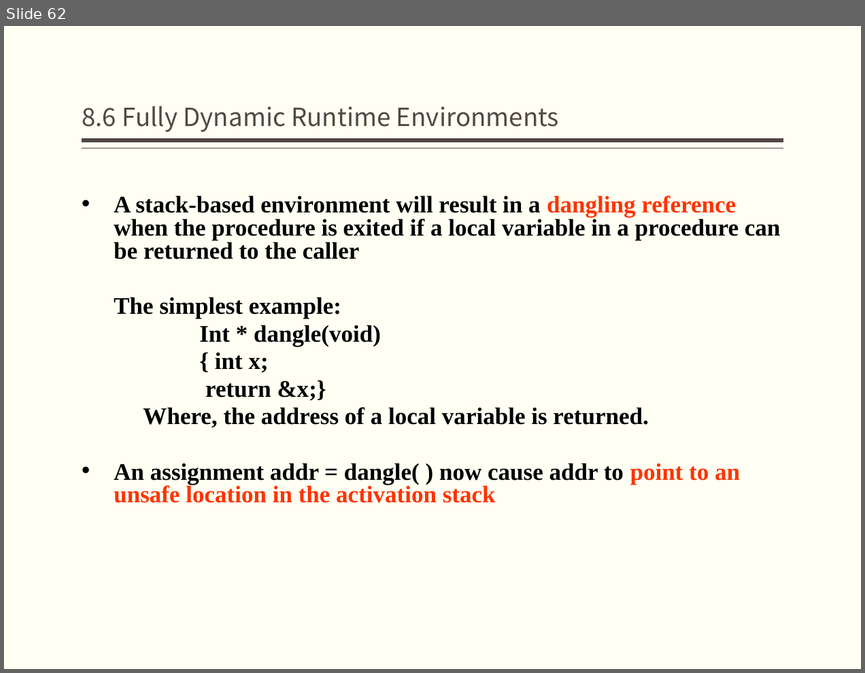
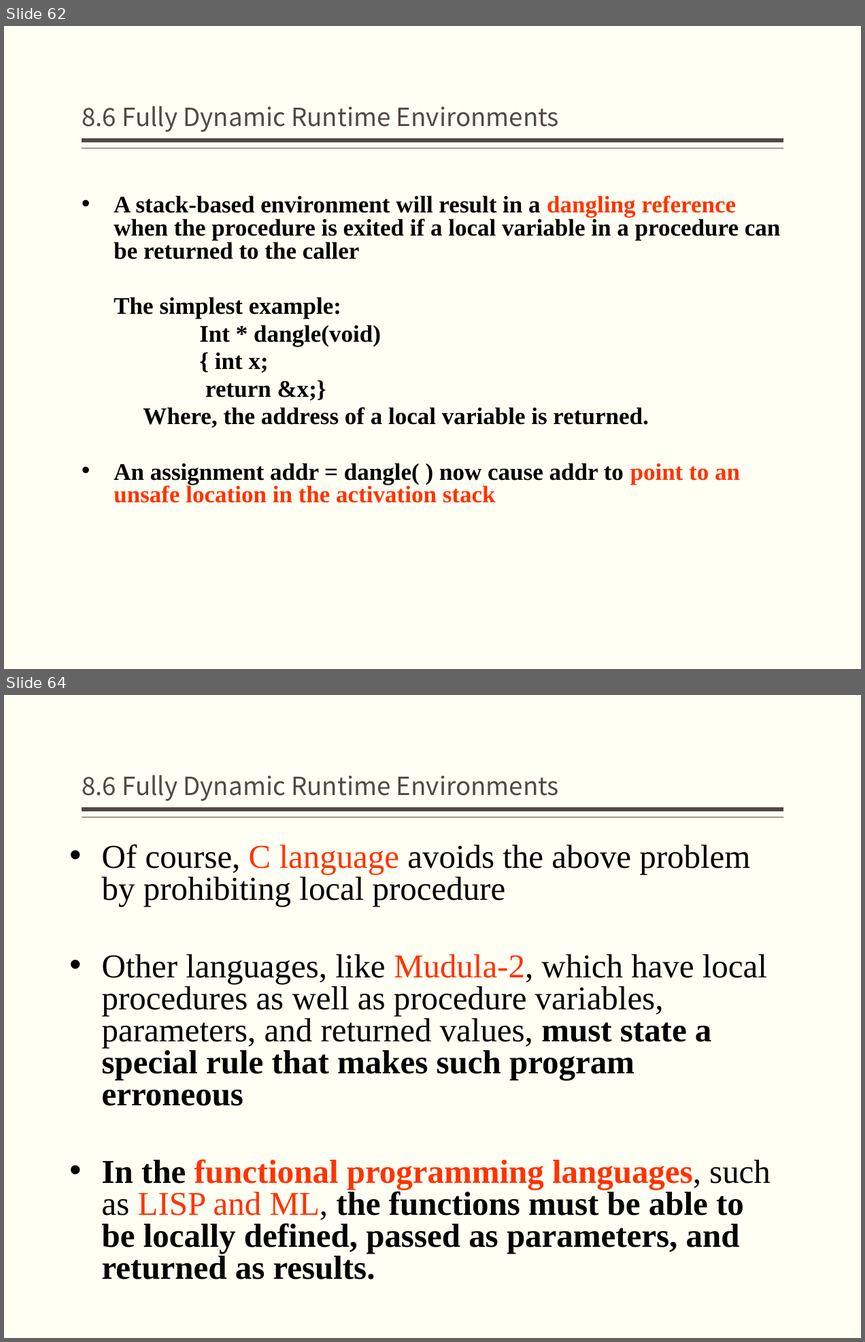
Before and after one commit to jz81/jz81.github.io, a slide deck: course/compiler/lecture/(Spring2020)Lecture8.pptx. Shown one above the other, each under a label of ours: slide 62 before the commit, slides 62 and 64 after it; the slides between them are not shown. The pictures are 865x673 and 865x1342 pixels, drawn with LibreOffice and Linux fonts; fonts in the diff are those of the drawing. Boxes give left, top, right and bottom in pixels: in the first picture for what was removed or moved away, otherwise in the second. Text is boxed around its words. In the diff, an @@ line names an element or a change of style, - is before the commit and + after.

```diff
--- a/course/compiler/lecture/(Spring2020)Lecture8.pptx
+++ b/course/compiler/lecture/(Spring2020)Lecture8.pptx
@@ slide 64 added at (4,695,861,1338), background #FFFFF3; not listed: 2 template elements that a slide beside it also shows @@
@@ title added at (82,775,559,801), 21 pt, text #514843 @@
+8.6 Fully Dynamic Runtime Environments
@@ text added at (102,844,770,1279), 28 pt, text #000000 @@
+• Of course, C language avoids the above problem by prohibiting local procedure
+• Other languages, like Mudula-2, which have local procedures as well as procedure variables, parameters, and returned values, must state a special rule that makes such program erroneous
+• In the functional programming languages, such as LISP and ML, the functions must be able to be locally defined, passed as parameters, and returned as results.
```
Also in this commit, not shown: 4 slides changed, 18 other slides added.
